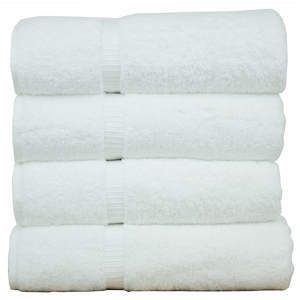
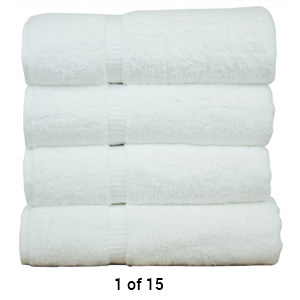
Two versions of the same layered image (300 × 300). Layer-by-layer changes:
added layer "1 of 15" above "white-towel" over [115,278,164,290]
painted on "white-towel" (1st of 2) over [0,0,299,293]
